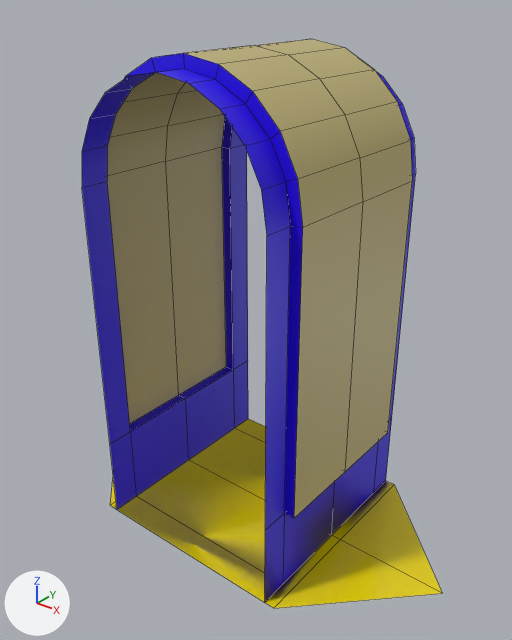
The FBX model Assets/Prefabs/Miles/V1/Straights/StraightV1.fbx: old version first, new version second.
One viewpoint serves both versions: a camera (50 mm lens) standing at (2.1, -2.61, 2.78) and looking at (0.03, -0.03, 1.18). Every picture has the same lights, and +X, +Y and +Z are marked at lower left. The first picture is the older version. Mesh edges are drawn as thin lines.

Objects in the first picture: 'StraightV1'.
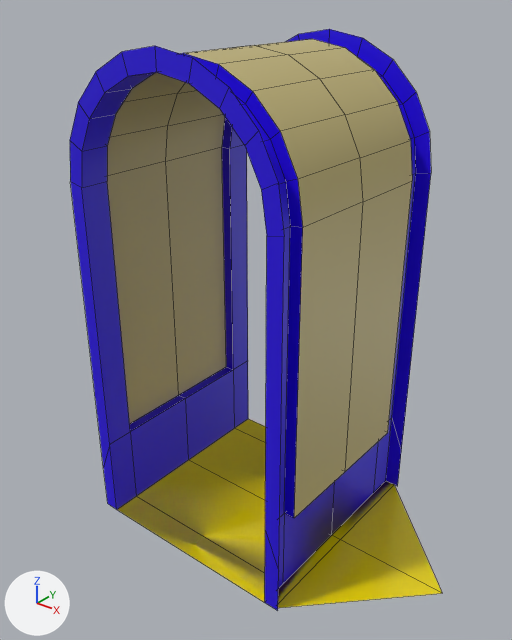
What changed in the scene script:
```text
Change me_plane_013:
    used by ob_straightv1; location = (0.0, 0.0, 0.0)
    remove me_plane_013.from_pydata(...)  # 115 vertices, 96 faces; spans x -1.2..1.2, y -0.6..0.6, z 0.0..2.5
    add me_plane_013.from_pydata(...)  # 145 vertices, 124 faces; spans x -1.2..1.2, y -0.6..0.6, z 0.0..2.54
    me_plane_013 part 1
    30 vertices are added at x -0.62..0.62, y -0.6..0.6, z 0.0..2.54
    28 new faces join them, mat_accent (blue #2800e7)
```

Location of each change, [x1, y1, x2, y2] in pixels of the pictures (512 x 640 px):
'StraightV1', reshaped
    before: [82, 39, 442, 608]
    after: [70, 29, 442, 611]
part 1 of me_plane_013, added
    after: [70, 29, 431, 611]
